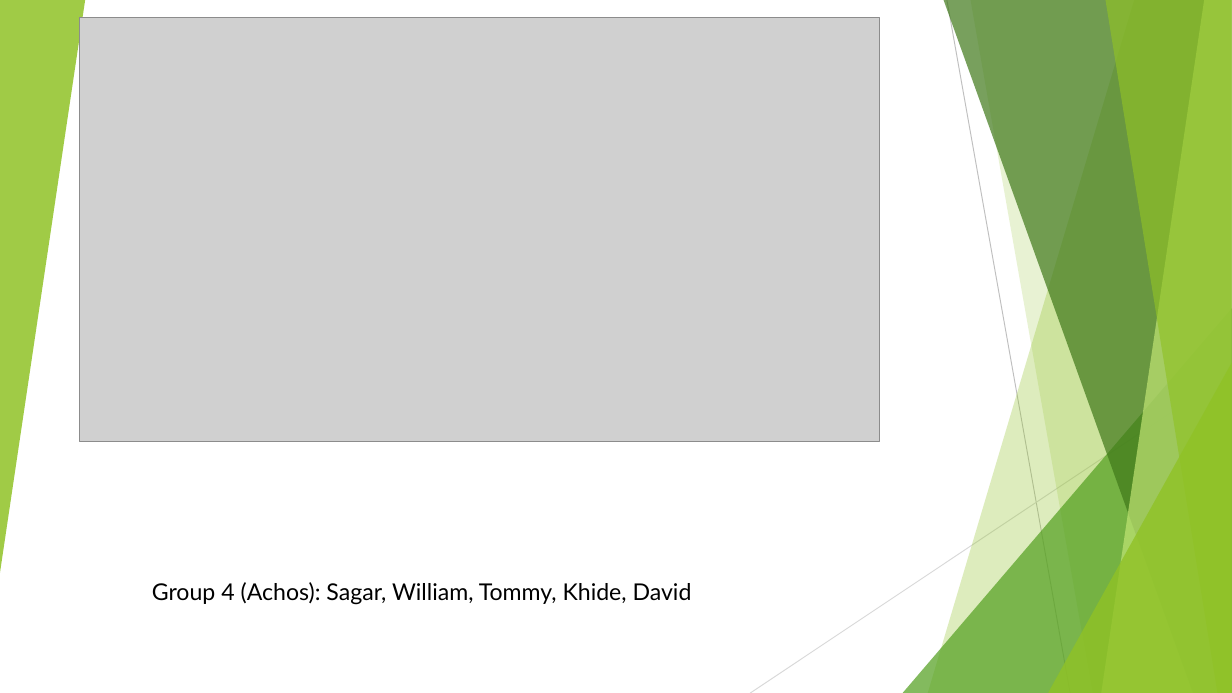
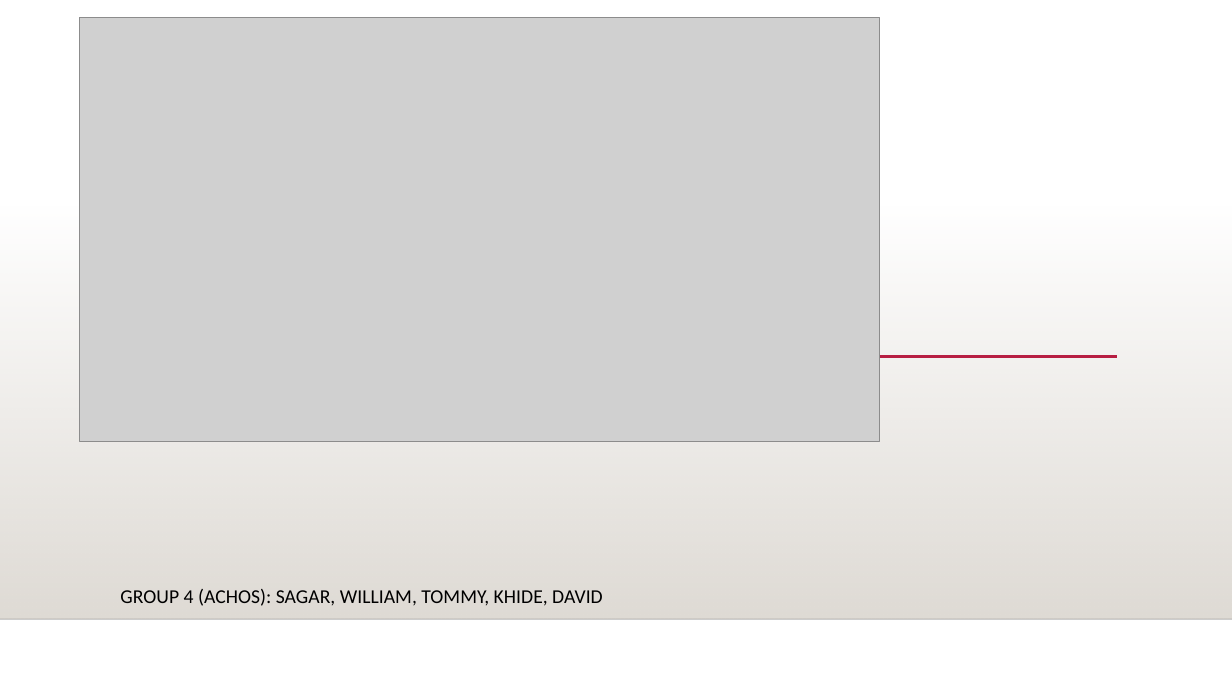
Before and after one commit to WilliamBCIT/project-group4, a slide deck: slide 1 of Week4FridayPresentation.pptx. Drawn at 1232x693 pixels with LibreOffice and Linux fonts; fonts in the diff are those of the drawing; grey boxes stand for pictures; background and template pictures are left out. Boxes give left, top, right and bottom in pixels: in the first picture for what was removed or moved away, otherwise in the second. Text is boxed around its words. In the diff, an @@ line names an element or a change of style, - is before the commit and + after.

```diff
--- a/Week4FridayPresentation.pptx
+++ b/Week4FridayPresentation.pptx
@@ group removed at [0,0,1232,693]: 5 freeform shapes, 3 triangles, 2 lines @@
@@ rectangle added at [0,204,1232,619], fill gradient #DFDBD5 @@
@@ line added from (244, 357) to (1117, 357), #B71E42 2.5 pt @@
@@ subtitle at [120,589,603,606]: text changed; size 18 to 15.3 pt; font Lato to Calibri @@
-Group 4 (Achos): Sagar, William, Tommy, Khide, David
+GROUP 4 (ACHOS): SAGAR, WILLIAM, TOMMY, KHIDE, DAVID
@@ line added from (0, 619) to (1232, 619), #000001 1 pt @@
```
Also in this commit, not shown: 2 other slides changed, 16 slides added, 5 slides removed.
